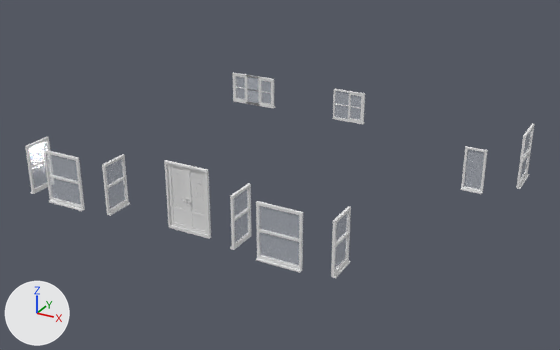
Two versions of the glTF model na-project-portal/26-Projects/EB03__TheFirs/30__TrueVision__AppContent/DesignPhase01__ConceptDesign__Scheme-01/EB03__Storey__FirstFloor__ExistingWindows__MeshModel__.glb, one commit apart.
Rendered twice from a 50 mm camera at (27.09, -5.43, 12.91) aimed at (16.17, 14.43, 2.98). Every picture has the same lights, and +X, +Y and +Z are marked at lower left. The first picture is the older version. Where no turn or scale is listed for an object, it has been applied to the vertices. Vertices at exactly the same position are counted once.

In view in the first picture: '14__ExistingBuilding__Windows::Default', '14__ExistingBuilding__Windows::MAT101__Glass__ClearDefault', 'AWN013__Window___ID18377142', 'AWN013__Window___ID18377164', 'AWN014__Window___ID18377143', 'AWN014__Window___ID18377165', 'AWN030__Window___ID22123202', 'AWN030__Window___ID22126518', 'Layer0::Default', 'Layer0::Default.001', 'Layer0::Default.002', 'Layer0::Default.003', 'Layer0::Default.004', 'Layer0::Default.005'.
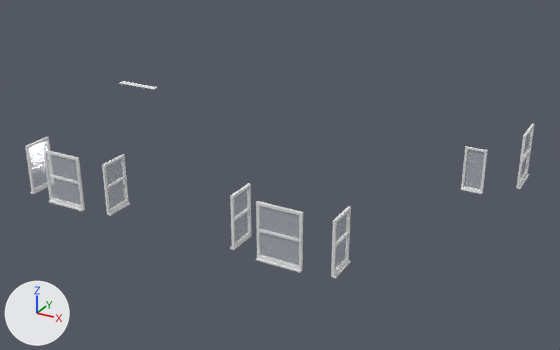
Boxes [x1, y1, x2, y2] around the edits, measured in the pictures (560 x 350 px):
'14__ExistingBuilding__Windows::MAT101__Glass__ClearDefault', reshaped (27% shorter)
    before: [46, 76, 533, 266]
    after: [46, 128, 533, 266]
'14__ExistingBuilding__Windows::Default', reshaped
    before: [43, 72, 534, 273]
    after: [43, 81, 534, 273]
'Layer0::Default.004', deleted
    before: [167, 164, 189, 230]
'Layer0::Default.002', deleted
    before: [186, 168, 208, 235]
'AWN030__Window___ID22123202', deleted
    before: [333, 89, 365, 124]
'AWN030__Window___ID22126518', deleted
    before: [246, 75, 275, 108]
'Layer0::Default.001', deleted
    before: [185, 165, 211, 239]
'Layer0::Default.003', deleted
    before: [164, 160, 189, 233]
'Layer0::Default', deleted
    before: [189, 230, 208, 237]
'Layer0::Default.005', deleted
    before: [170, 225, 189, 231]
part 1 of me_mesh_0_14__existingbuilding__windows__mat101__glass__cleardefault, deleted
    before: [235, 76, 245, 100]
part 2 of me_mesh_1_14__existingbuilding__windows__default, added
    after: [120, 81, 158, 90]
part 3 of me_mesh_1_14__existingbuilding__windows__default, deleted
    before: [233, 72, 260, 106]
part 4 of me_mesh_1_14__existingbuilding__windows__default, deleted
    before: [234, 74, 246, 102]

The change in detail:
me_mesh_0_14__existingbuilding__windows__mat101__glass__cleardefault is used by ob_14__existingbuilding__windows__mat101__glass__cleardefault; location (0.0, 0.0, 0.0).
me_mesh_0_14__existingbuilding__windows__mat101__glass__cleardefault had 72 vertices, 108 faces and spanned x 11.6..23.16, y 8.92..19.18, z 3.41..4.97.
me_mesh_0_14__existingbuilding__windows__mat101__glass__cleardefault now has 56 vertices, 84 faces and spans x 11.81..23.16, y 8.92..17.47, z 3.42..4.97.
me_mesh_0_14__existingbuilding__windows__mat101__glass__cleardefault part 1: the loose piece of 8 vertices spanning x 11.6..12.02, y 19.16..19.18, z 3.48..4.37 is deleted.
Other edits to the shape of me_mesh_0_14__existingbuilding__windows__mat101__glass__cleardefault do not show in these pictures.
me_mesh_1_14__existingbuilding__windows__default is used by ob_14__existingbuilding__windows__default; location (0.0, 0.0, 0.0).
me_mesh_1_14__existingbuilding__windows__default had 182 vertices, 368 faces and spanned x 11.49..23.24, y 8.85..19.28, z 3.28..5.03.
me_mesh_1_14__existingbuilding__windows__default now has 136 vertices, 280 faces and spans x 6.03..23.24, y 8.85..19.14, z 3.28..5.03.
me_mesh_1_14__existingbuilding__windows__default part 2: a new loose piece, a box spanning x 6.025..7.825, y 18.865..19.135, z 3.335..3.365, in mat_default (white #e7e7e7).
me_mesh_1_14__existingbuilding__windows__default part 3: the loose piece of 22 vertices spanning x 11.49..12.69, y 19.14..19.28, z 3.34..4.49 is deleted.
me_mesh_1_14__existingbuilding__windows__default part 4: the loose piece of 16 vertices spanning x 11.54..12.09, y 19.14..19.19, z 3.41..4.43 is deleted.
Other edits to the shape of me_mesh_1_14__existingbuilding__windows__default do not show in these pictures.
Object 'AWN030__Window___ID22123202' (ob_awn030__window___id22123202) is deleted.
Object 'AWN030__Window___ID22126518' (ob_awn030__window___id22126518) is deleted.
Object 'Layer0::Default' (ob_layer0__default) is deleted.
Object 'Layer0::Default.001' (ob_layer0__default_001) is deleted.
Object 'Layer0::Default.002' (ob_layer0__default_002) is deleted.
Object 'Layer0::Default.003' (ob_layer0__default_003) is deleted.
Object 'Layer0::Default.004' (ob_layer0__default_004) is deleted.
Object 'Layer0::Default.005' (ob_layer0__default_005) is deleted.
